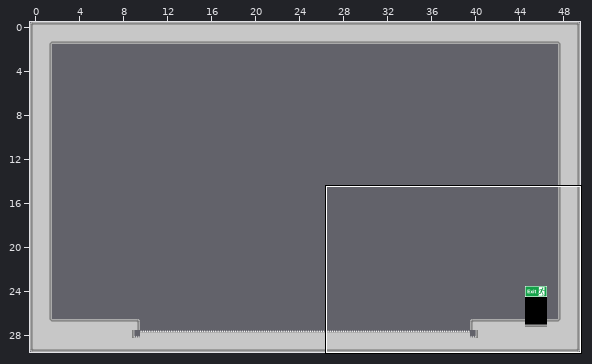
One commit to this Tiled map: Assets/Levels/level_001.tmx. Above: a wide view before the commit, with the close-up outlined.
Close-up. Before:
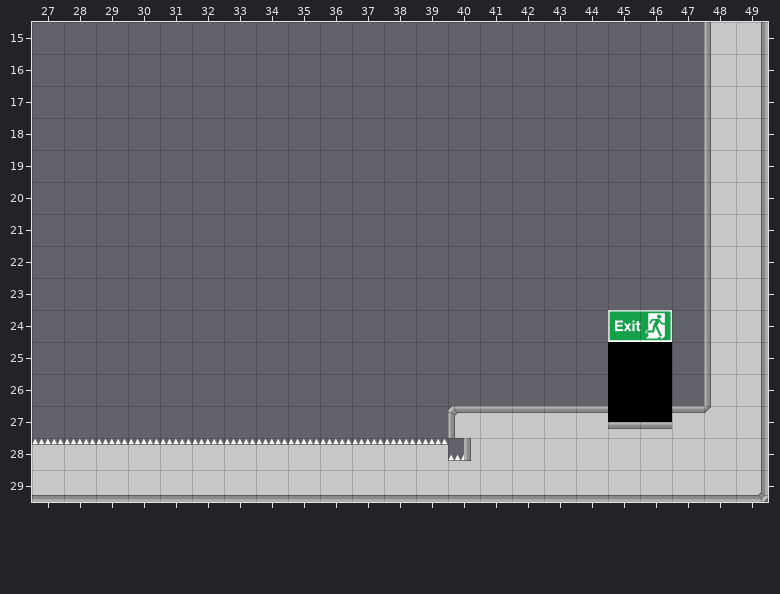
Cells are 96x96 px. Shown: x 27..49, y 15..29. The commit also changed other parts of the map, which this record leaves out. Tiles whose own drawing changed are shown in their newer look in all pictures.
Now the later version:
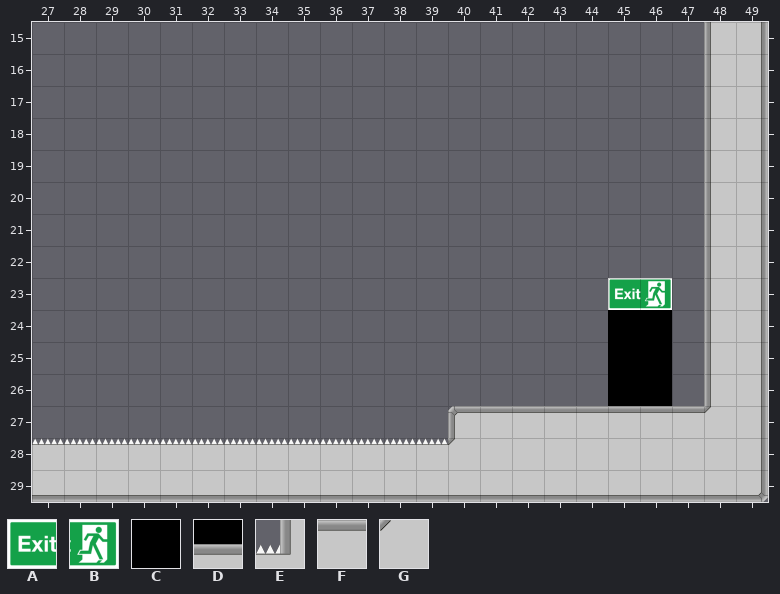
Key: from "spacestation_background": A 0, B 1, C 2, D 6; from "spacestation_trap": E 13; from "spacestation_wall": F 1, G 9.
_ is an empty cell.
Difference:
Layer "Tile Layer 1":
There is now tile A in row 23 at x 45.
There is now tile B in row 23 at x 46.
The edit turns tile A into tile C in row 24 at x 45.
The edit turns tile B into tile C in row 24 at x 46.
The edit turns tile D into tile F in row 27 at x 45 to 46.
The edit turns tile E into tile G in row 28 at x 40.
